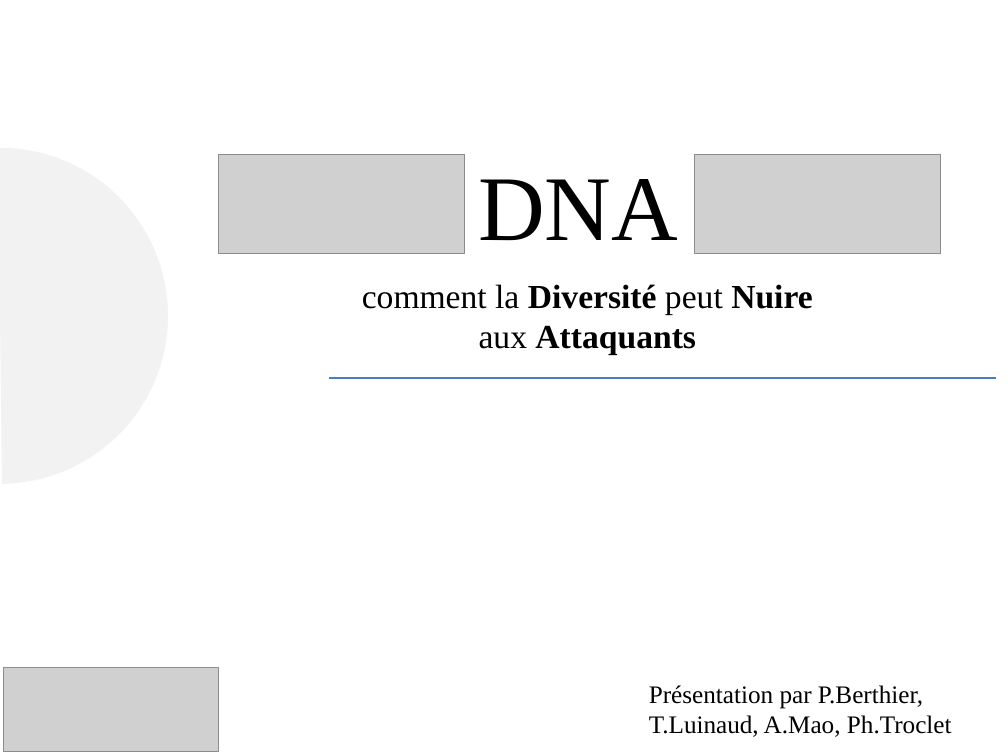
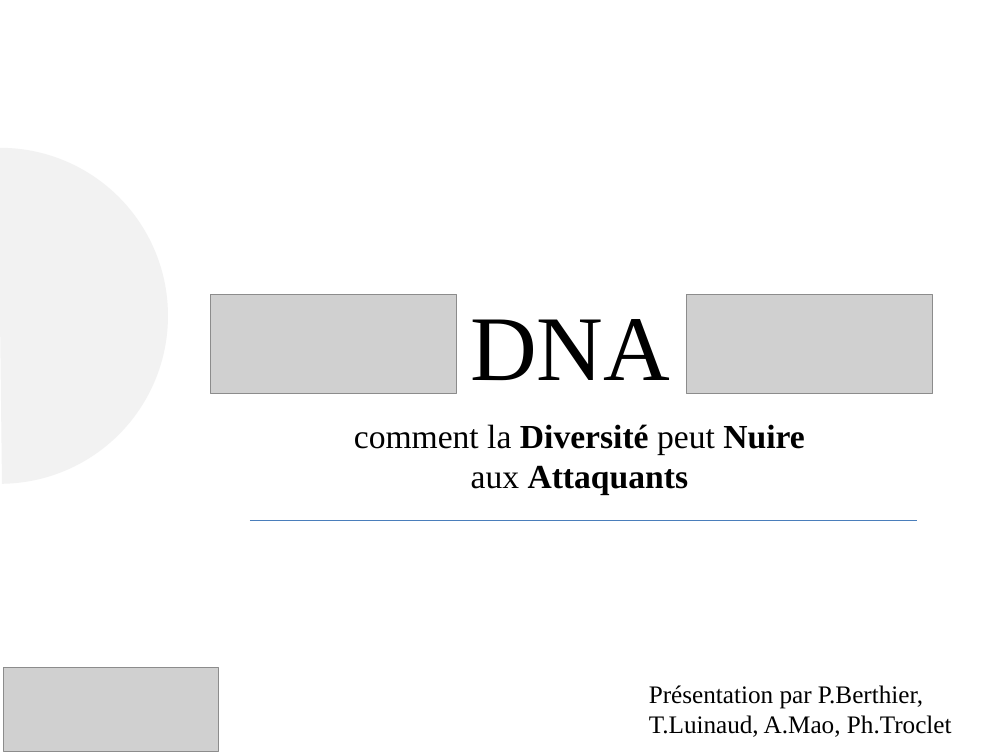
Before and after one commit to luinaudt/inf6422, a slide deck: slide 1 of lab3/presentation.pptx. Drawn at 1008x756 pixels with LibreOffice and Linux fonts; fonts in the diff are those of the drawing; grey boxes stand for pictures. Boxes give left, top, right and bottom in pixels: in the first picture for what was removed or moved away, otherwise in the second. Text is boxed around its words. In the diff, an @@ line names an element or a change of style, - is before the commit and + after.

```diff
--- a/lab3/presentation.pptx
+++ b/lab3/presentation.pptx
@@ 2 pictures, 2 texts: place and size @@
-2 pictures, 2 texts at (219,154,941,355)
+2 pictures, 2 texts at (211,294,933,495)
@@ line moved from (330, 378) - (996, 378) to (250, 521) - (916, 521) @@
```
Also in this commit, not shown: 15 other slides changed, 6 slides added, 4 slides removed.
